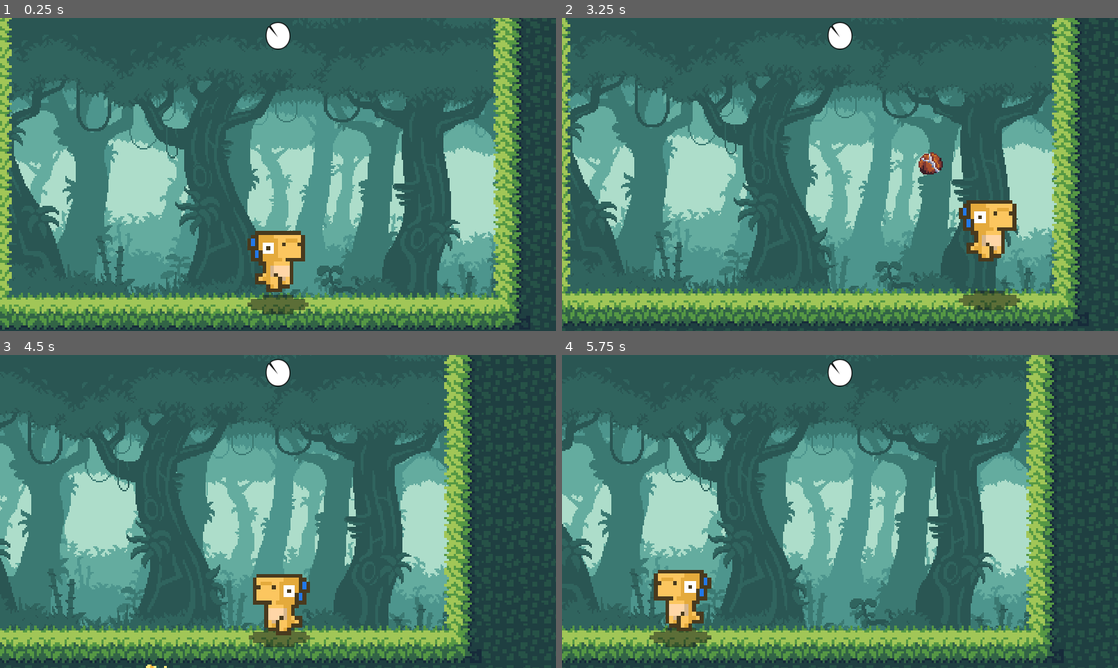
Above: before the commit, frames 1-4 (two rows, left to right).
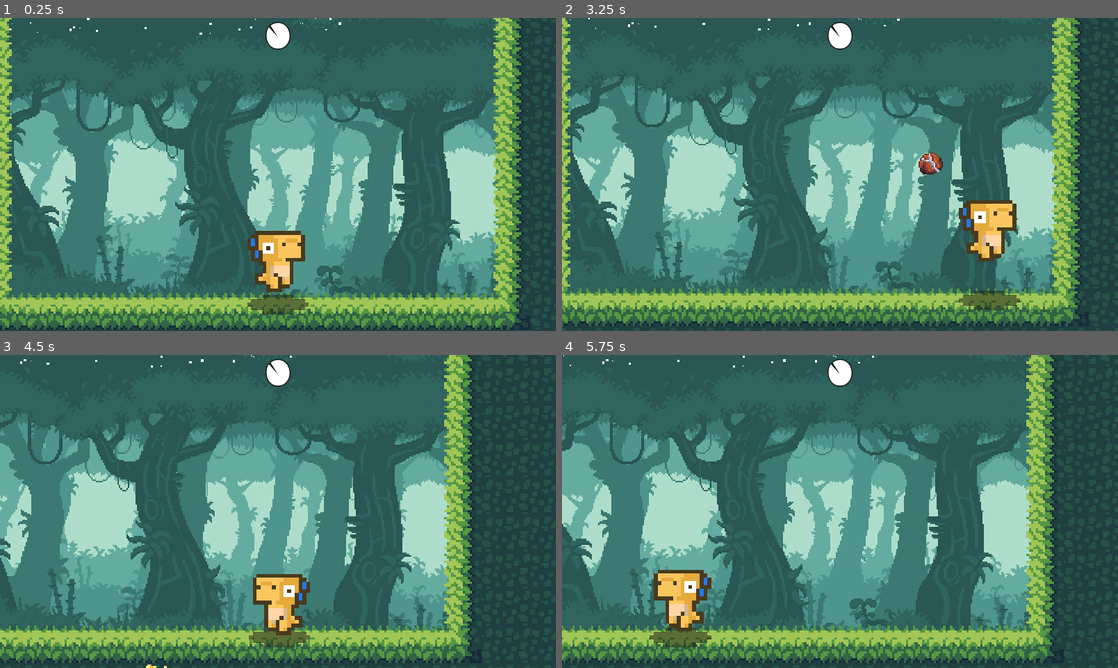
Above: after the commit, the same moments.

Repository: nikolai-in/dinos-birthday-cake
Game: Godot game, scene res://scenes/Main/Main.tscn
The game is run twice, just before and just after one commit, with the same random seed, the same clock (stepped at 60 frames per second) and the same inputs.
Inputs (mouse positions are in pixels of both pictures, inside the frame that each line leads up to):
- Up to frame 1 (0.25 s): no input
- Up to frame 2 (3.25 s): move the mouse to (962, 158) at 0.52 s; hold D (move_right) 0.53-1.28 s; click (962, 158) at 0.67 s; tap Space (jump) at 0.77, 1.52, 3.02 s; move the mouse to (728, 190) at 1.27 s; hold Left (move_left) 1.28-2.03 s; move the mouse to (895, 105) at 2.02 s; hold D (move_right) from 2.03 s (still down); move the mouse to (812, 237) at 2.77 s; click (812, 237) at 2.92 s
- Up to frame 3 (4.5 s): move the mouse to (444, 558) at 3.52 s; release D (move_right) at 3.53 s; hold Left (move_left) from 3.53 s (still down); tap Space (jump) at 3.77 s; move the mouse to (111, 464) at 4.27 s
- Up to frame 4 (5.75 s): keep holding Left (move_left); tap Space (jump) at 4.52 s; move the mouse to (867, 511) at 5.02 s; click (867, 511) at 5.17 s

The runs differ from the first frame. In frame 1, less than 0.1% of the frame differs, in the area x 1-62%, y 0-6%; in frame 2, less than 0.1%; in frame 3, less than 0.1%; in frame 4, less than 0.1%.

Commit message:
❄️i Add snow

Diff:
--- a/src/project.godot
+++ b/src/project.godot
@@ -9,6 +9,11 @@
 config_version=4
 
 _global_script_classes=[ {
+"base": "Node2D",
+"class": "FakeSnowParticles",
+"language": "GDScript",
+"path": "res://scenes/Main/Snow.gd"
+}, {
 "base": "KinematicBody2D",
 "class": "Player",
 "language": "GDScript",
@@ -25,6 +30,7 @@
 "path": "res://scenes/StateMachine/StateMachine.gd"
 } ]
 _global_script_class_icons={
+"FakeSnowParticles": "",
 "Player": "",
 "State": "res://scenes/StateMachine/state.svg",
 "StateMachine": "res://scenes/StateMachine/state_machine.svg"
--- a/src/scenes/Main/Main.tscn
+++ b/src/scenes/Main/Main.tscn
@@ -16,6 +16,7 @@
 [ext_resource path="res://scenes/Main/parallax background/plx-5.png" type="Texture" id=14]
 [ext_resource path="res://scenes/player/shadow_2.png" type="Texture" id=15]
 [ext_resource path="res://scenes/Main/Shadow.gd" type="Script" id=16]
+[ext_resource path="res://scenes/Main/Snow.gd" type="Script" id=17]
 
 [sub_resource type="ConvexPolygonShape2D" id=10]
 points = PoolVector2Array( 16, 16, 0, 16, 0, 8, 16, 8 )
@@ -394,4 +395,11 @@
 stream = ExtResource( 9 )
 volume_db = -20.0
 
+[node name="Snow" type="Node2D" parent="."]
+scale = Vector2( 4, 4 )
+script = ExtResource( 17 )
+emitting = true
+visibility_rect = Rect2( 0, -100, 500, 300 )
+colors = [ Color( 1, 1, 1, 1 ) ]
+
 [connection signal="timeout" from="FruitTimer" to="." method="_on_FruitTimer_timeout"]
--- /dev/null
+++ b/src/scenes/Main/Snow.gd
@@ -0,0 +1,235 @@
+tool
+class_name FakeSnowParticles
+extends Node2D
+
+## If `true`, particles are being emitted.
+export (bool) var emitting = false setget _set_emitting
+## The number of particles.
+export (int) var amount = 200 setget _set_amount
+## Controls the visibility of the particles.
+export (Rect2) var visibility_rect = Rect2(0.0, -100.0, 320.0, 180.0) setget _set_visibility_rect
+## The color/s of the particles.
+##
+## If there is more than 1 color, these colors will be applied randomly \
+## on the "background" particles along with the main color.
+export (PoolColorArray) var colors = [Color(1.0, 1.0, 1.0, 1.0)] setget _set_colors
+## The possible minimum velocity of the particles.
+export (float) var min_velocity = 10.0 setget _set_min_velocity
+## The possible maximum velocity of the particles.
+export (float) var max_velocity = 50.0 setget _set_max_velocity
+## The amount of time (in seconds) until the next cycle of particles is emitted.
+export (float) var timer_wait_time = 5.0 setget _set_timer_wait_time
+## If `true`, @link_name {visibility_rect} will be full of particles when loading the scene.
+export (bool) var preprocess = false
+
+var colors_weights = []
+var direction = Vector2.DOWN
+var initial_visibility_rect = visibility_rect
+var initial_timer_wait_time = timer_wait_time
+var particles = []
+var timer = 0.0
+
+
+func _ready():
+	if preprocess:
+		visibility_rect = Rect2(
+			0.0,
+			initial_visibility_rect.size.y,
+			initial_visibility_rect.size.x,
+			initial_visibility_rect.size.y
+		)
+
+		timer_wait_time = 0.1
+
+	set_process(false)
+	self.emitting = not Engine.editor_hint
+
+
+func _process(delta):
+	timer += delta
+
+	if timer > timer_wait_time:
+		if preprocess:
+			preprocess = false
+			timer_wait_time = initial_timer_wait_time
+			visibility_rect = initial_visibility_rect
+
+		timer = 0.0
+		_create_particles(amount / 2)
+
+	for particle in particles:
+		particle.sin_wave_time += delta
+		particle.timer += delta
+
+		if particle.timer > particle.timer_wait_time:
+			particle.timer = 0.0
+			particle.timer_wait_time = rand_range(1.0, 5.0)
+			particle.sin_wave_freq = rand_range(1.0, 5.0)
+
+		particle.position.x += (
+			cos(particle.sin_wave_time * particle.sin_wave_freq)
+			* particle.sin_wave_amplitude
+		)
+		particle.position += particle.velocity * direction * delta
+
+		if particle.position.y > visibility_rect.size.y:
+			particles.erase(particle)
+
+	update()
+
+
+func _draw():
+	for particle in particles:
+		draw_rect(Rect2(particle.position, particle.size), particle.color)
+
+	if Engine.editor_hint:
+		draw_polyline(
+			PoolVector2Array(
+				[
+					Vector2(visibility_rect.position.x, visibility_rect.position.y),
+					Vector2(
+						(
+							visibility_rect.position.x
+							+ (visibility_rect.size.x + abs(visibility_rect.position.x))
+						),
+						visibility_rect.position.y
+					),
+					Vector2(
+						(
+							visibility_rect.position.x
+							+ (visibility_rect.size.x + abs(visibility_rect.position.x))
+						),
+						visibility_rect.size.y
+					),
+					Vector2(visibility_rect.position.x, visibility_rect.size.y),
+					Vector2(visibility_rect.position.x, visibility_rect.position.y),
+				]
+			),
+			Color.gold,
+			2.0
+		)
+		draw_polyline(
+			PoolVector2Array(
+				[
+					Vector2(0.0, 0.0),
+					Vector2(visibility_rect.size.x, 0.0),
+					Vector2(visibility_rect.size.x, visibility_rect.size.y),
+					Vector2(0.0, visibility_rect.size.y),
+					Vector2(0.0, 0.0)
+				]
+			),
+			Color.aqua,
+			2.0
+		)
+
+
+func _create_particles(particles_ammount):
+	for _i in particles_ammount:
+		var particle = {
+			color = colors[0],
+			position = Vector2(
+				rand_range(
+					visibility_rect.position.x,
+					(
+						visibility_rect.position.x
+						+ (visibility_rect.size.x + abs(visibility_rect.position.x))
+					)
+				),
+				rand_range(0.0, visibility_rect.position.y)
+			),
+			sin_wave_time = 0.0,
+			sin_wave_freq = rand_range(1.0, 5.0),
+			sin_wave_amplitude = rand_range(0.1, 0.5),
+			size = Vector2.ONE * (randi() % 2 + 1),
+			timer = 0.0,
+			timer_wait_time = rand_range(1.0, 5.0),
+			velocity = rand_range(min_velocity, max_velocity),
+		}
+
+		if particle.size == Vector2.ONE:
+			particle.color = _rand_array(colors_weights)
+
+		particles.append(particle)
+
+
+func _create_colors_weights():
+	colors_weights.clear()
+	for i in colors.size():
+		colors_weights.append([(colors.size() - i * 1) * colors.size(), colors[i]])
+
+
+func _rand_array(array):
+	# Code from @CowThing (https://pastebin.com/HhdBuUzT).
+	# Arrays must be [weight, value].
+
+	var sum_of_weights = 0
+	for t in array:
+		sum_of_weights += t[0]
+
+	var x = randf() * sum_of_weights
+
+	var cumulative_weight = 0
+	for t in array:
+		cumulative_weight += t[0]
+
+		if x < cumulative_weight:
+			return t[1]
+
+
+func _set_emitting(new_value):
+	if new_value != emitting:
+		emitting = new_value
+
+		if emitting:
+			set_process(true)
+			_create_colors_weights()
+			_create_particles(amount)
+		else:
+			set_process(false)
+			particles.clear()
+			timer = 0.0
+			update()
+
+
+func _set_amount(new_value):
+	if new_value != amount:
+		amount = new_value
+
+		update()
+
+
+func _set_visibility_rect(new_value):
+	if new_value != visibility_rect:
+		visibility_rect = new_value
+
+		update()
+
+
+func _set_colors(new_value):
+	if new_value != colors:
+		colors = new_value
+
+		_create_colors_weights()
+
+		update()
+
+
+func _set_min_velocity(new_value):
+	if new_value != min_velocity:
+		min_velocity = new_value
+
+		update()
+
+
+func _set_max_velocity(new_value):
+	if new_value != max_velocity:
+		max_velocity = new_value
+
+		update()
+
+
+func _set_timer_wait_time(new_value):
+	if new_value != timer_wait_time:
+		timer_wait_time = new_value
+
+		update()
Not shown: 1 places in src/scenes/Main/Main.tscn that only renumber resources
